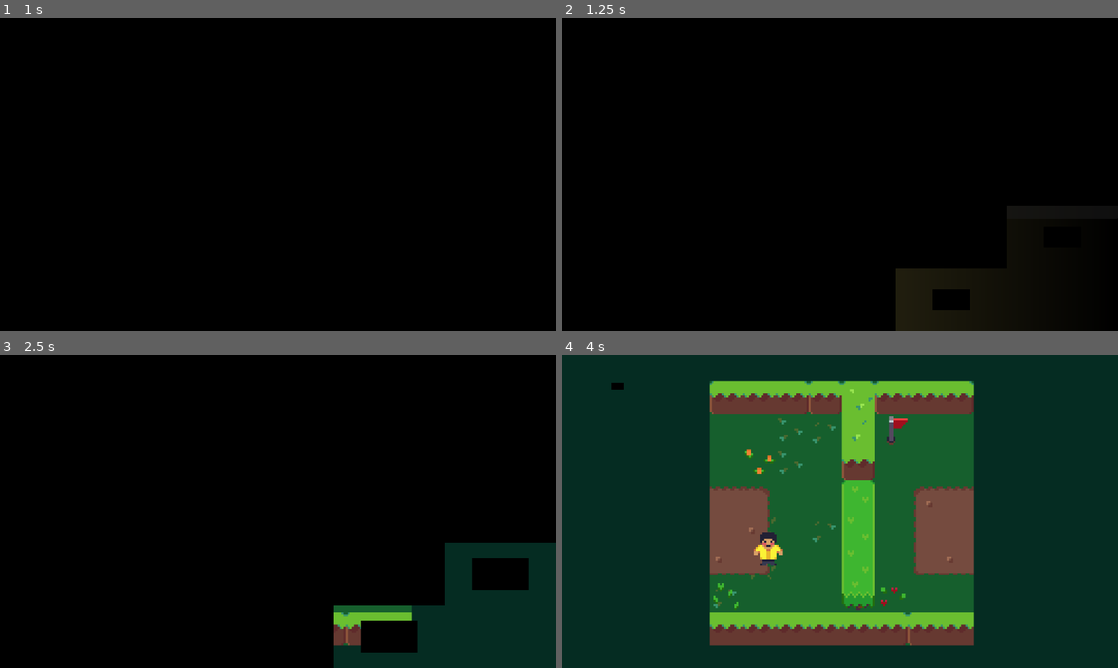
Above: before the commit, frames 1-4 (two rows, left to right).
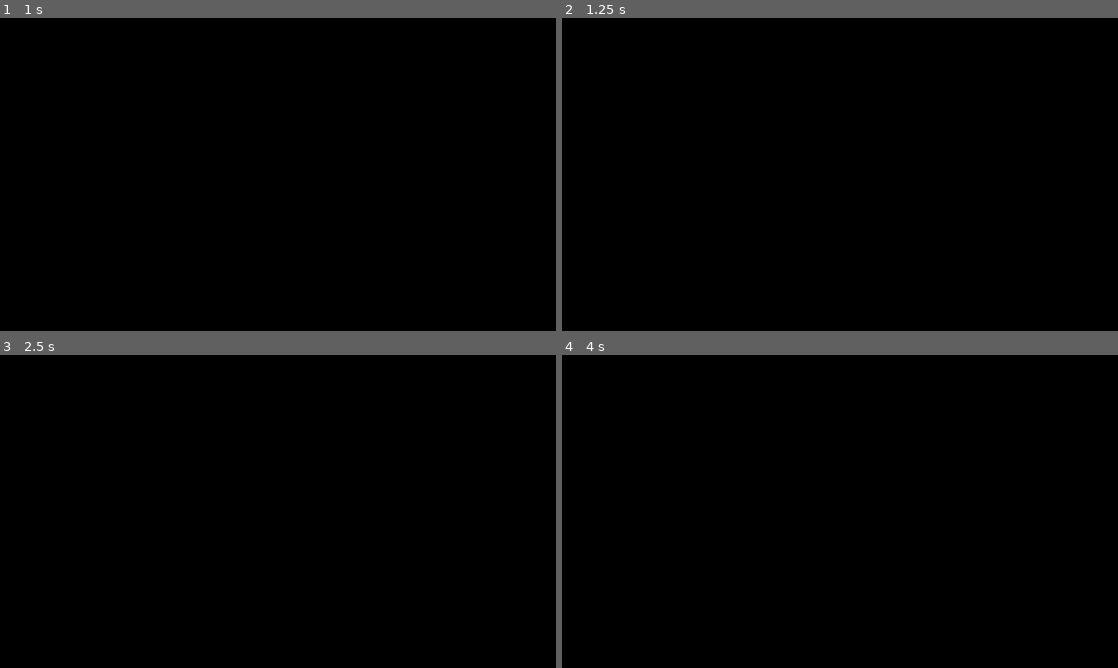
Above: after the commit, the same moments.

Repository: francosorbello/ciclos-jam
Game: Godot game, scene res://main/main.tscn
Same seed, same stepped clock (60 frames per second), same inputs: the game is played once before the commit and once after it.
Inputs (mouse positions are in pixels of both pictures, inside the frame that each line leads up to):
- Up to frame 1 (1 s): move the mouse to (400, 158) at 0.52 s; hold Right (move_right) from 0.53 s (still down); hold Space (continue) from 0.53 s (still down)
- Up to frame 2 (1.25 s): keep holding Right (move_right); keep holding Space (continue)
- Up to frame 3 (2.5 s): release Right (move_right) at 1.25 s; release Space (continue) at 1.25 s; click (472, 520) at 1.25 s, where only the run before the commit has a clickable "JUGAR"; click (472, 520) at 2 s, where only the run before the commit has a clickable "JUGAR"
- Up to frame 4 (4 s): move the mouse to (728, 527) at 2.77 s; hold Down (move_down) 2.78-3.53 s; tap Space (continue) at 2.85 s; move the mouse to (895, 442) at 3.52 s; hold Right (move_right) from 3.53 s (still down); hold Space (continue) from 3.53 s (still down)

Frame 1 is identical in both runs. In frame 2, 1.8% of the frame differs, in the area x 60-70%, y 80-100%; in frame 3, 9.9%; in frame 4, 100%, in the area x 0-100%, y 0-100%.

Commit message:
Added transitions between levels

Diff:
--- a/content/levels/rulo/rulo_level_1.tscn
+++ b/content/levels/rulo/rulo_level_1.tscn
@@ -37,7 +37,7 @@
 
 [node name="Flag" parent="." unique_id=1136091313 instance=ExtResource("4_uee5a")]
 position = Vector2(40, 109)
-next_screen_name = "tino_level_3"
+next_screen_name = "rulo_poem_3"
 
 [node name="Button" parent="." unique_id=1798040680 instance=ExtResource("6_ex242")]
 position = Vector2(112, 32)
--- a/content/levels/rulo/rulo_level_2.tscn
+++ b/content/levels/rulo/rulo_level_2.tscn
@@ -38,7 +38,7 @@
 
 [node name="Flag" parent="." unique_id=1136091313 instance=ExtResource("4_pfsvu")]
 position = Vector2(104, 109)
-next_screen_name = "tino_level_3"
+next_screen_name = "main_menu"
 
 [node name="Door" parent="." unique_id=144285717 instance=ExtResource("5_6qsal")]
 position = Vector2(56, 40)
--- a/content/levels/tino/tino_level_1.tscn
+++ b/content/levels/tino/tino_level_1.tscn
@@ -34,4 +34,4 @@
 
 [node name="Flag" parent="." unique_id=1136091313 instance=ExtResource("5_ib4o6")]
 position = Vector2(88, 29)
-next_screen_name = "tino_level_2"
+next_screen_name = "tino_poem_2"
--- a/content/levels/tino/tino_level_2.tscn
+++ b/content/levels/tino/tino_level_2.tscn
@@ -36,7 +36,7 @@
 
 [node name="Flag" parent="." unique_id=1136091313 instance=ExtResource("4_xq4au")]
 position = Vector2(88, 29)
-next_screen_name = "tino_level_3"
+next_screen_name = "tino_poem_3"
 
 [node name="Door" parent="." unique_id=144285717 instance=ExtResource("5_1blm3")]
 position = Vector2(8, 56)
--- a/content/levels/tino/tino_level_3.tscn
+++ b/content/levels/tino/tino_level_3.tscn
@@ -37,7 +37,7 @@
 
 [node name="Flag" parent="." unique_id=1136091313 instance=ExtResource("4_nw54e")]
 position = Vector2(56, 109)
-next_screen_name = "tino_level_4"
+next_screen_name = "gab_poem_1"
 
 [node name="Door" parent="." unique_id=144285717 instance=ExtResource("5_mimeu")]
 position = Vector2(56, 24)
--- a/content/levels/tino/tino_level_4.tscn
+++ b/content/levels/tino/tino_level_4.tscn
@@ -36,7 +36,7 @@
 
 [node name="Flag" parent="." unique_id=1136091313 instance=ExtResource("4_37krf")]
 position = Vector2(88, 77)
-next_screen_name = "tino_level_5"
+next_screen_name = "gab_poem_2"
 
 [node name="Door" parent="." unique_id=144285717 instance=ExtResource("5_bbtc6")]
 position = Vector2(120, 72)
--- a/content/levels/tino/tino_level_5.tscn
+++ b/content/levels/tino/tino_level_5.tscn
@@ -37,7 +37,7 @@
 
 [node name="Flag" parent="." unique_id=1136091313 instance=ExtResource("4_403rd")]
 position = Vector2(56, 61)
-next_screen_name = "tino_level_6"
+next_screen_name = "gab_poem_3"
 connection_name = "button_2"
 
 [node name="Door" parent="." unique_id=144285717 instance=ExtResource("5_oq14g")]
--- a/content/levels/tino/tino_level_6.tscn
+++ b/content/levels/tino/tino_level_6.tscn
@@ -36,7 +36,7 @@
 
 [node name="Flag" parent="." unique_id=1136091313 instance=ExtResource("4_8mi8n")]
 position = Vector2(104, 93)
-next_screen_name = "tino_level_7"
+next_screen_name = "rulo_poem_1"
 
 [node name="Door" parent="." unique_id=144285717 instance=ExtResource("5_ybjys")]
 position = Vector2(40, 40)
--- a/content/levels/tino/tino_level_7.tscn
+++ b/content/levels/tino/tino_level_7.tscn
@@ -37,7 +37,7 @@
 
 [node name="Flag" parent="." unique_id=1136091313 instance=ExtResource("4_hwqe1")]
 position = Vector2(120, 93)
-next_screen_name = "tino_level_6"
+next_screen_name = "rulo_poem_2"
 
 [node name="Door" parent="." unique_id=144285717 instance=ExtResource("5_4yoex")]
 position = Vector2(56, 104)
--- a/content/poem_scenes/gab/gab_1.tscn
+++ b/content/poem_scenes/gab/gab_1.tscn
@@ -13,4 +13,5 @@
 
 [node name="PoemBase" parent="." unique_id=2126785674 instance=ExtResource("1_7tyrs")]
 layout_mode = 1
+next_scene_name = "tino_level_4"
 poem = ExtResource("2_k2jw0")
--- a/content/poem_scenes/gab/gab_2.tscn
+++ b/content/poem_scenes/gab/gab_2.tscn
@@ -13,5 +13,6 @@
 
 [node name="PoemBase" parent="." unique_id=2126785674 instance=ExtResource("1_6civ0")]
 layout_mode = 1
+next_scene_name = "tino_level_5"
 poem = ExtResource("2_gxd3y")
 index = 1
--- a/content/poem_scenes/gab/gab_3.tscn
+++ b/content/poem_scenes/gab/gab_3.tscn
@@ -13,5 +13,6 @@
 
 [node name="PoemBase" parent="." unique_id=2126785674 instance=ExtResource("1_2osnl")]
 layout_mode = 1
+next_scene_name = "tino_level_6"
 poem = ExtResource("2_n4rba")
 index = 2
--- a/content/poem_scenes/rulo/rulo_1.tscn
+++ b/content/poem_scenes/rulo/rulo_1.tscn
@@ -13,4 +13,5 @@
 
 [node name="PoemBase" parent="." unique_id=2126785674 instance=ExtResource("1_0tokr")]
 layout_mode = 1
+next_scene_name = "tino_level_7"
 poem = ExtResource("2_mj2fi")
--- a/content/poem_scenes/rulo/rulo_2.tscn
+++ b/content/poem_scenes/rulo/rulo_2.tscn
@@ -13,5 +13,6 @@
 
 [node name="PoemBase" parent="." unique_id=2126785674 instance=ExtResource("1_6djal")]
 layout_mode = 1
+next_scene_name = "rulo_level_1"
 poem = ExtResource("2_jou86")
 index = 1
--- a/content/poem_scenes/rulo/rulo_3.tscn
+++ b/content/poem_scenes/rulo/rulo_3.tscn
@@ -13,5 +13,6 @@
 
 [node name="PoemBase" parent="." unique_id=2126785674 instance=ExtResource("1_n6g2d")]
 layout_mode = 1
+next_scene_name = "rulo_level_2"
 poem = ExtResource("2_n6g2d")
 index = 2
--- a/content/poem_scenes/tino/tino_1.tscn
+++ b/content/poem_scenes/tino/tino_1.tscn
@@ -13,4 +13,5 @@
 
 [node name="PoemBase" parent="." unique_id=2126785674 instance=ExtResource("1_qcujq")]
 layout_mode = 1
+next_scene_name = "tino_level_1"
 poem = ExtResource("2_e80uh")
--- a/content/poem_scenes/tino/tino_2.tscn
+++ b/content/poem_scenes/tino/tino_2.tscn
@@ -13,5 +13,6 @@
 
 [node name="PoemBase" parent="." unique_id=2126785674 instance=ExtResource("1_uv25a")]
 layout_mode = 1
+next_scene_name = "tino_level_2"
 poem = ExtResource("2_pkojp")
 index = 1
--- a/content/poem_scenes/tino/tino_3.tscn
+++ b/content/poem_scenes/tino/tino_3.tscn
@@ -13,5 +13,6 @@
 
 [node name="PoemBase" parent="." unique_id=2126785674 instance=ExtResource("1_n58jw")]
 layout_mode = 1
+next_scene_name = "tino_level_3"
 poem = ExtResource("2_6rgnj")
 index = 2
--- a/content/screen_res/initial_screen.tres
+++ b/content/screen_res/initial_screen.tres
@@ -4,5 +4,5 @@
 
 [resource]
 script = ExtResource("1_cyyqy")
-initial_screen_name = "main_menu"
+initial_screen_name = "rulo_poem_1"
 metadata/_custom_type_script = "uid://do68jv6vn6vhn"
--- a/ui/main_menu/main_menu.tscn
+++ b/ui/main_menu/main_menu.tscn
@@ -18,7 +18,7 @@
 grow_horizontal = 2
 grow_vertical = 2
 script = ExtResource("1_omy8q")
-next_scene_name = "tino_level_1"
+next_scene_name = "tino_poem_1"
 
 [node name="ColorRect" type="TextureRect" parent="." unique_id=191020933]
 layout_mode = 1
